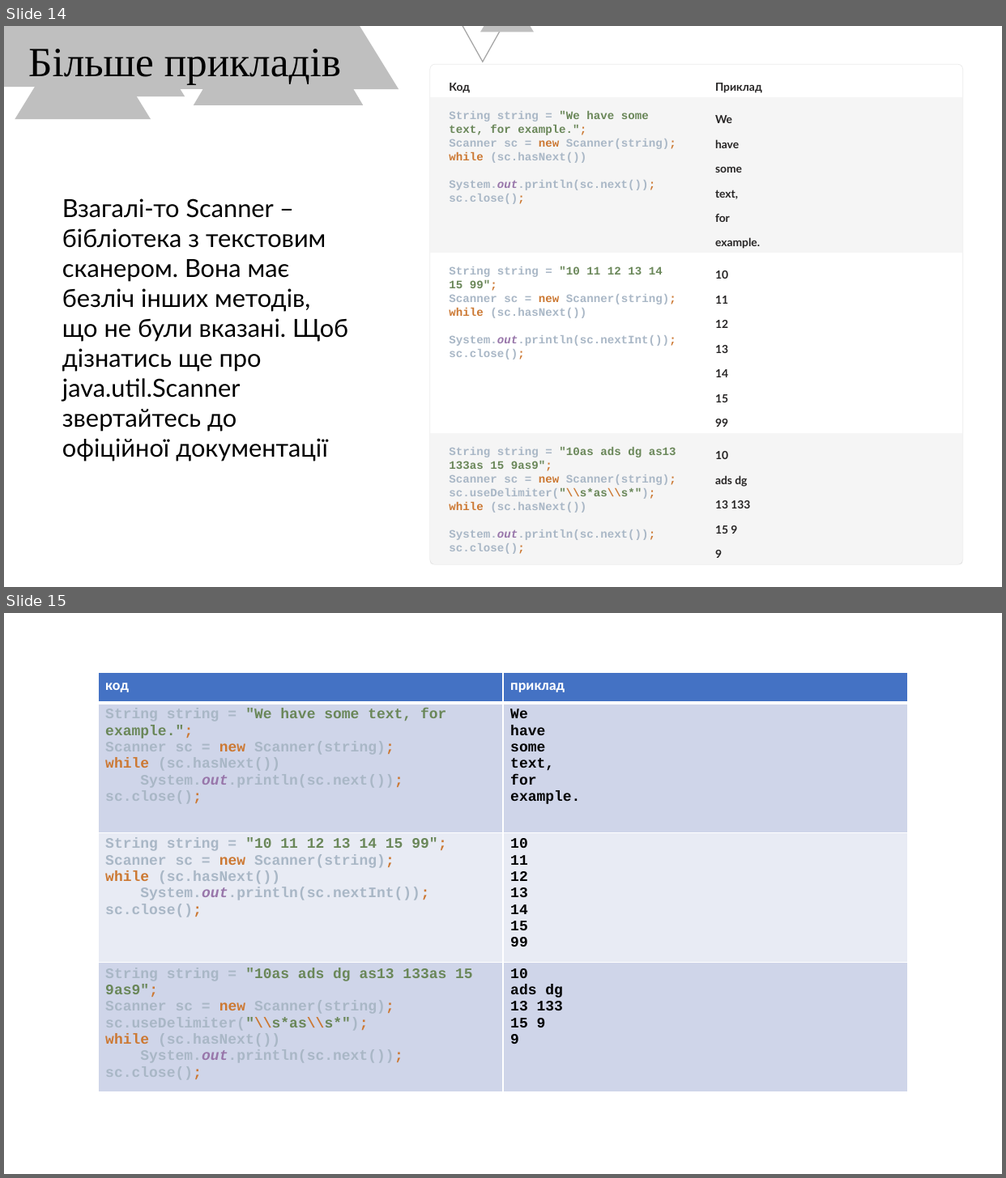
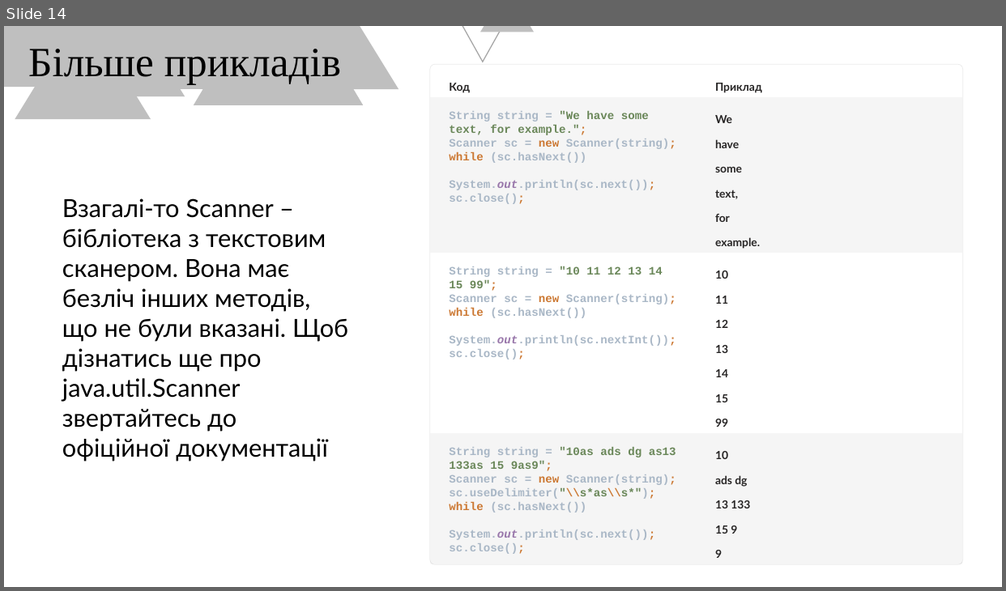
Before and after one commit to arg3ntuum/JavaCourse, a slide deck: Java Урок 3 ifelse switch.pptx. Shown one above the other, each under a label of ours: slides 14 and 15 before the commit, slide 14 after it. The pictures are 1006x1178 and 1006x591 pixels, drawn with LibreOffice and Linux fonts; fonts in the diff are those of the drawing. Boxes give left, top, right and bottom in pixels: in the first picture for what was removed or moved away, otherwise in the second. Text is boxed around its words. In the diff, an @@ line names an element or a change of style, - is before the commit and + after.

```diff
--- a/Java Урок 3 ifelse switch.pptx
+++ b/Java Урок 3 ifelse switch.pptx
@@ slide 15 removed at box(4, 613, 1002, 1174), background #FFFFFF @@
@@ table removed at box(98, 673, 908, 1093), 4 rows, 2 columns @@
-код | приклад
-String string = "We have some text, for example."; Scanner sc = new Scanner(string); while (sc.hasNext()) System.out.println(sc.next()); sc.close(); | We / have / some / text, / for / example.
-String string = "10 11 12 13 14 15 99"; Scanner sc = new Scanner(string); while (sc.hasNext()) System.out.println(sc.nextInt()); sc.close(); | 10 / 11 / 12 / 13 / 14 / 15 / 99
-String string = "10as ads dg as13 133as 15 9as9"; Scanner sc = new Scanner(string); sc.useDelimiter("\\s*as\\s*"); while (sc.hasNext()) System.out.println(sc.next()); sc.close(); | 10 / ads dg / 13 133 / 15 9 / 9
```
Also in this commit, not shown: 2 slides changed, 10 other files.
